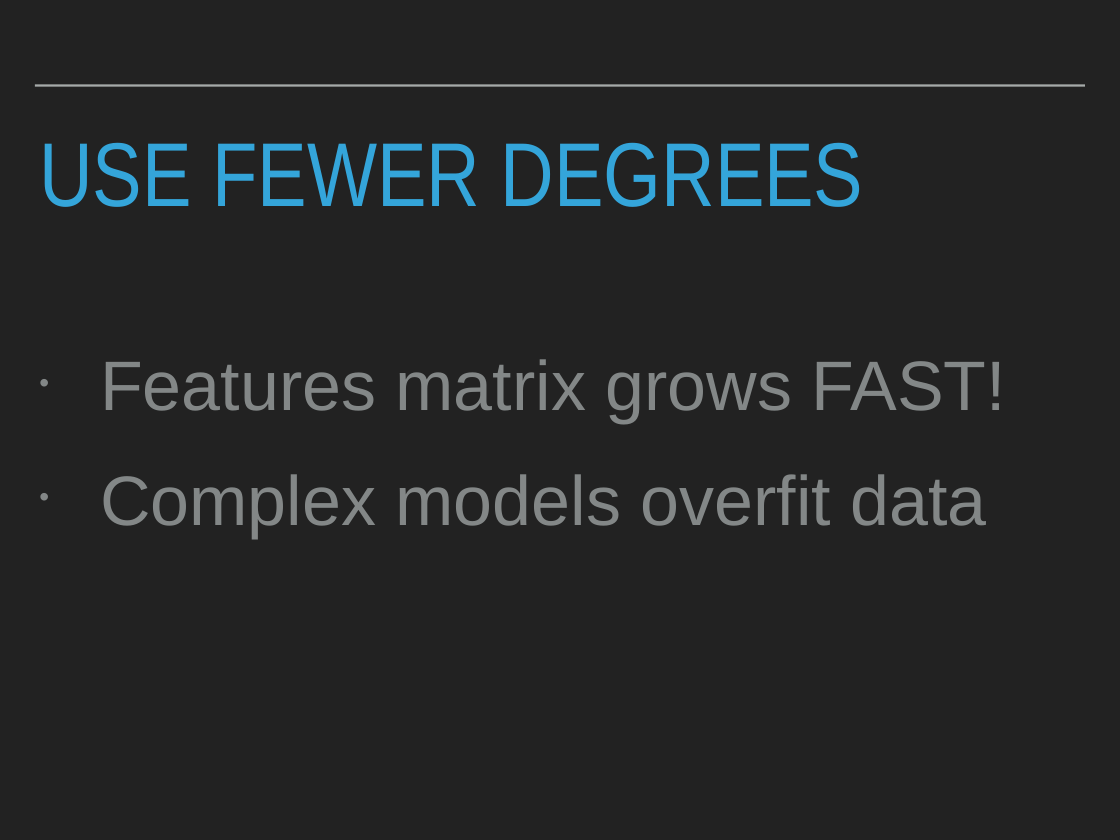
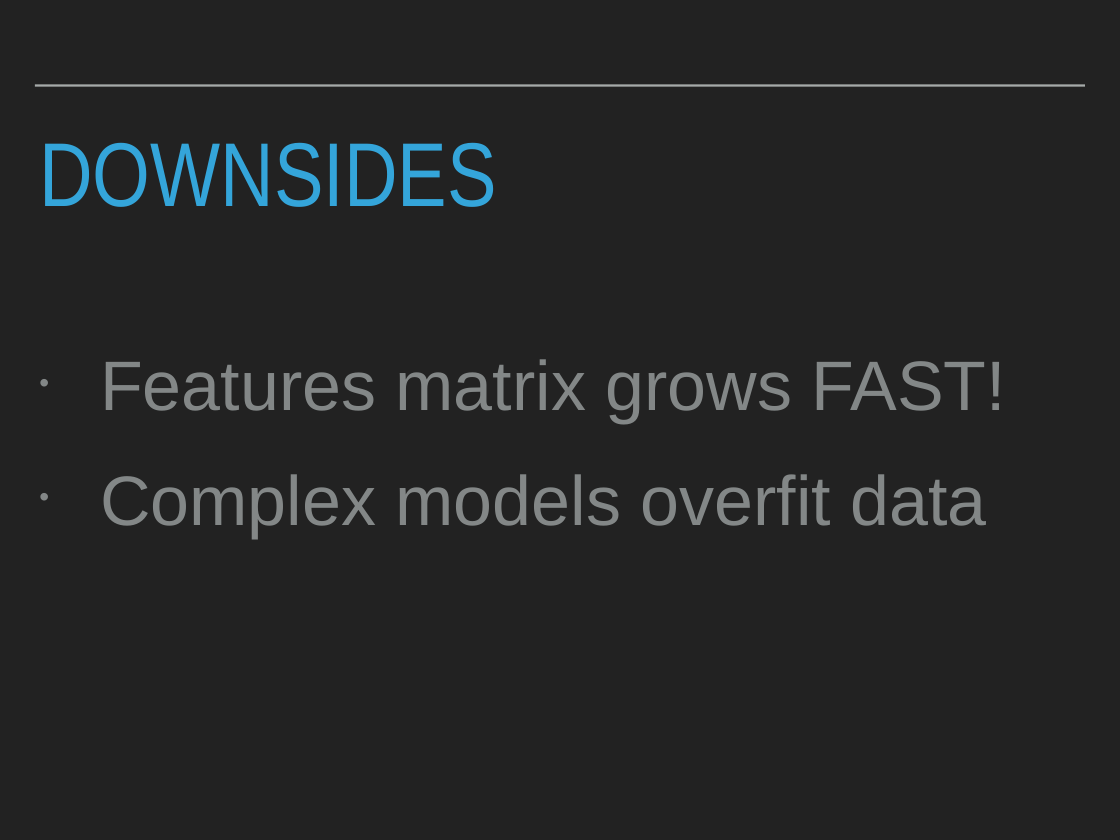
Before and after one commit to patricks1/noble-machine-learning, a slide deck: slide 27 of Session2/Session2_Slides.pptx (slide 16 before the commit). Drawn at 1120x840 pixels with LibreOffice and Linux fonts; fonts in the diff are those of the drawing. Boxes give left, top, right and bottom in pixels: in the first picture for what was removed or moved away, otherwise in the second. Text is boxed around its words. In the diff, an @@ line names an element or a change of style, - is before the commit and + after.

```diff
--- a/Session2/Session2_Slides.pptx
+++ b/Session2/Session2_Slides.pptx
@@ title at (x1=39, y1=142, x2=496, y2=207): text changed @@
-USE FEWER DEGREES
+DOWNSIDES
```
Also in this commit, not shown: 4 other slides changed, 14 slides added, 3 slides removed, 4 other files.
